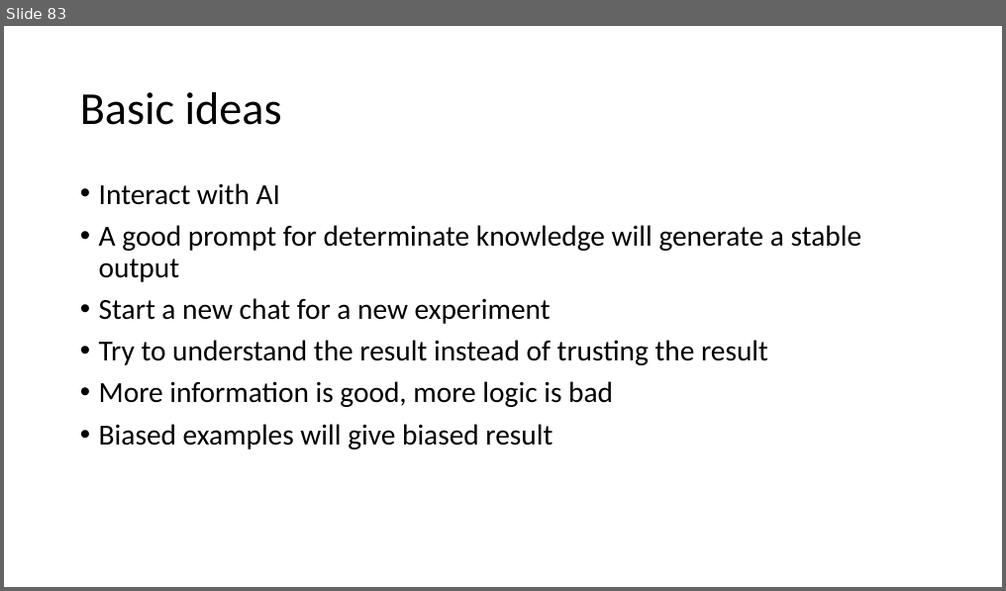
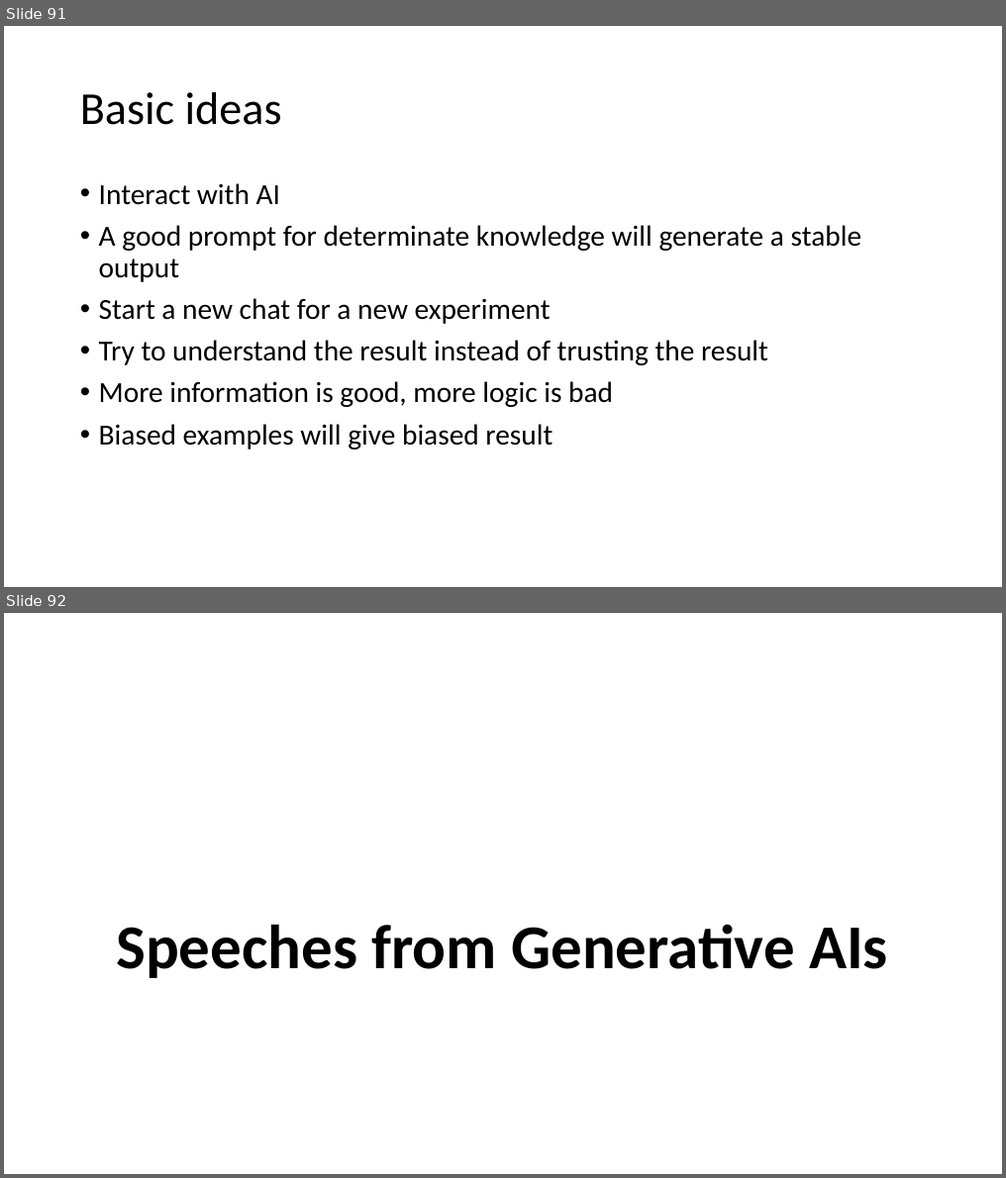
Before and after one commit to fccsdigitalchina/generative_ai_east_asian_studies, a slide deck: _slides/Generative AI for East Asian Studies_use cases.pptx. Shown one above the other, each under a label of ours: slide 83 before the commit, slides 91 and 92 after it. The pictures are 1006x591 and 1006x1178 pixels, drawn with LibreOffice and Linux fonts; fonts in the diff are those of the drawing. Boxes give left, top, right and bottom in pixels: in the first picture for what was removed or moved away, otherwise in the second. Text is boxed around its words. In the diff, an @@ line names an element or a change of style, - is before the commit and + after.

```diff
--- a/_slides/Generative AI for East Asian Studies_use cases.pptx
+++ b/_slides/Generative AI for East Asian Studies_use cases.pptx
@@ slide 92 added at bbox=[4, 613, 1002, 1174], background #FFFFFF @@
@@ title added at bbox=[116, 924, 888, 978], 60 pt, text #000000, bold @@
+Speeches from Generative AIs
@@ what was slide 83 is now slide 91 @@
```
Also in this commit, not shown: 15 slides changed, 8 other slides added.
